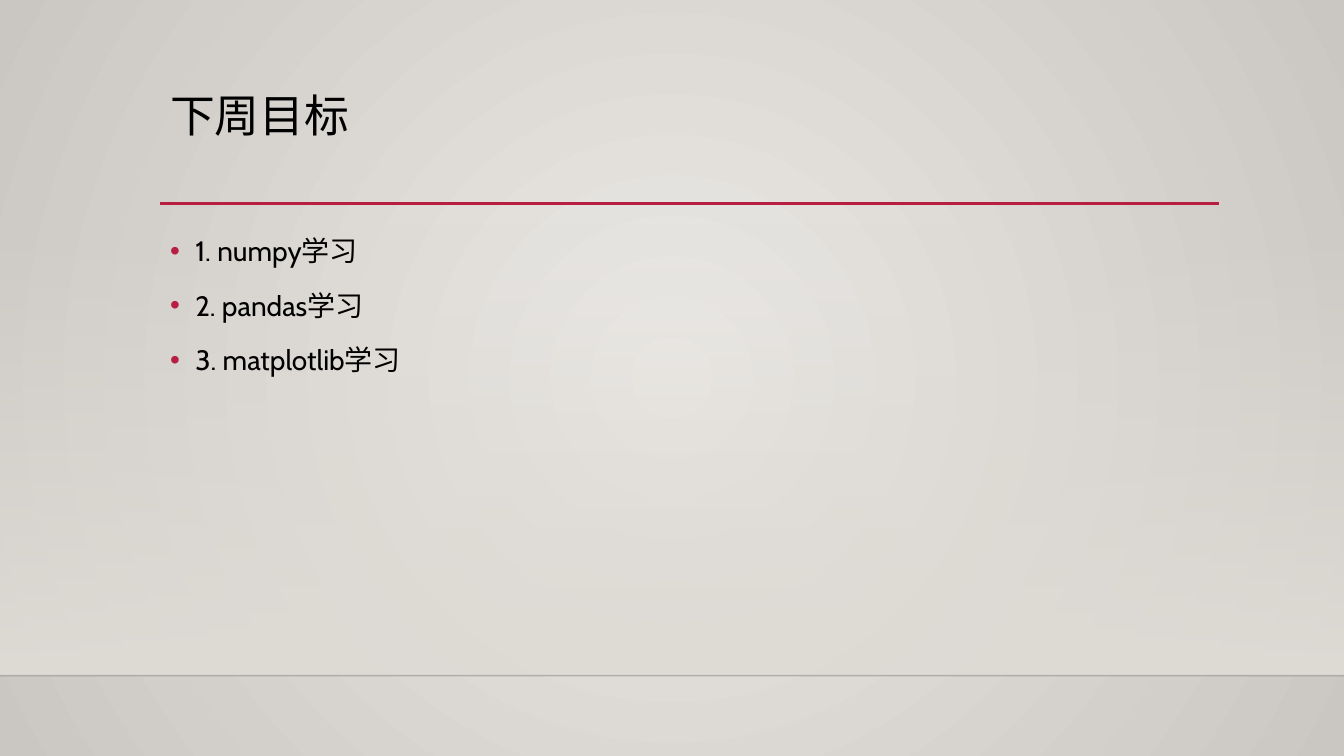
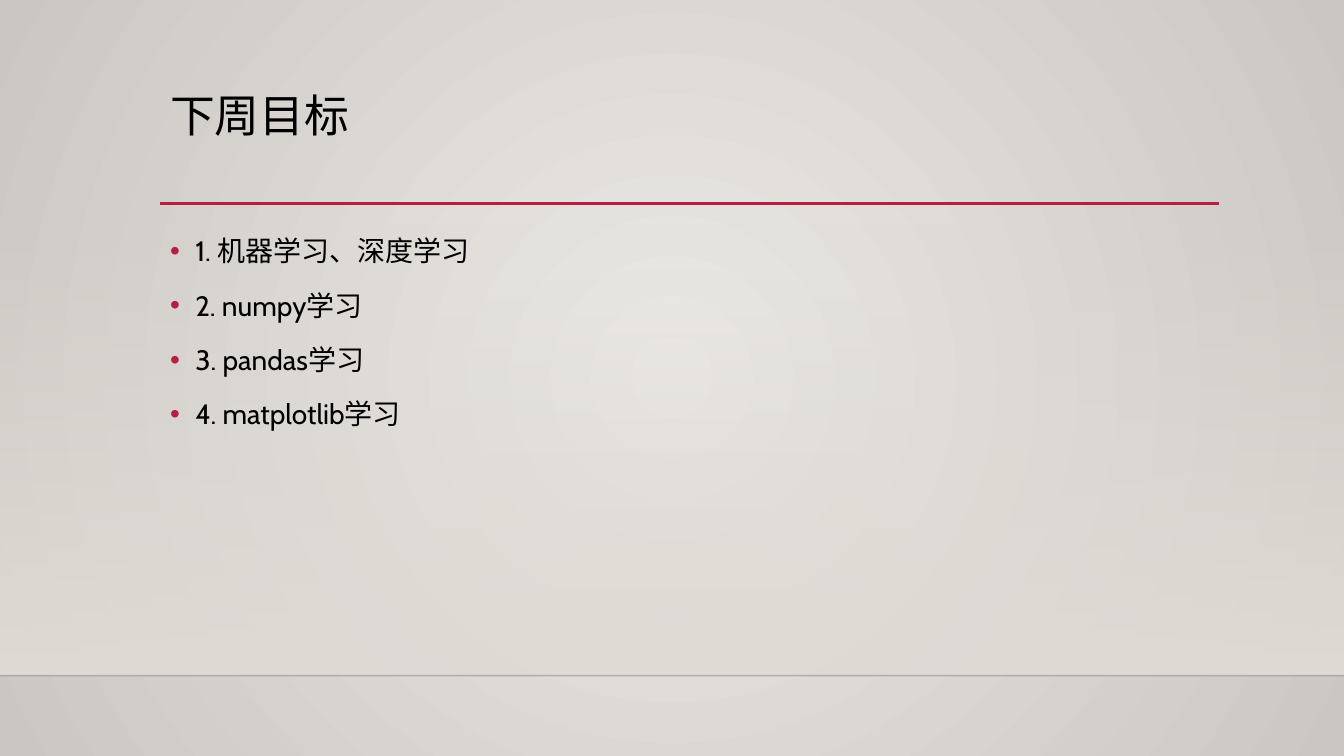
Before and after one commit to AndroidBirdBoom/pythonlearning, a slide deck: slide 3 of ppt/学习总结-20220615.pptx. Drawn at 1344x756 pixels with LibreOffice and Linux fonts; fonts in the diff are those of the drawing; background and template pictures are left out. Boxes give left, top, right and bottom in pixels: in the first picture for what was removed or moved away, otherwise in the second. Text is boxed around its words. In the diff, an @@ line names an element or a change of style, - is before the commit and + after.

```diff
--- a/ppt/学习总结-20220615.pptx
+++ b/ppt/学习总结-20220615.pptx
@@ text at (x1=195, y1=237, x2=469, y2=431): text changed @@
-• 1. numpy学习
-• 2. pandas学习
-• 3. matplotlib学习
+• 1. 机器学习、深度学习
+• 2. numpy学习
+• 3. pandas学习
+• 4. matplotlib学习
```
Also in this commit, not shown: 2 other slides changed, 1 other file.
